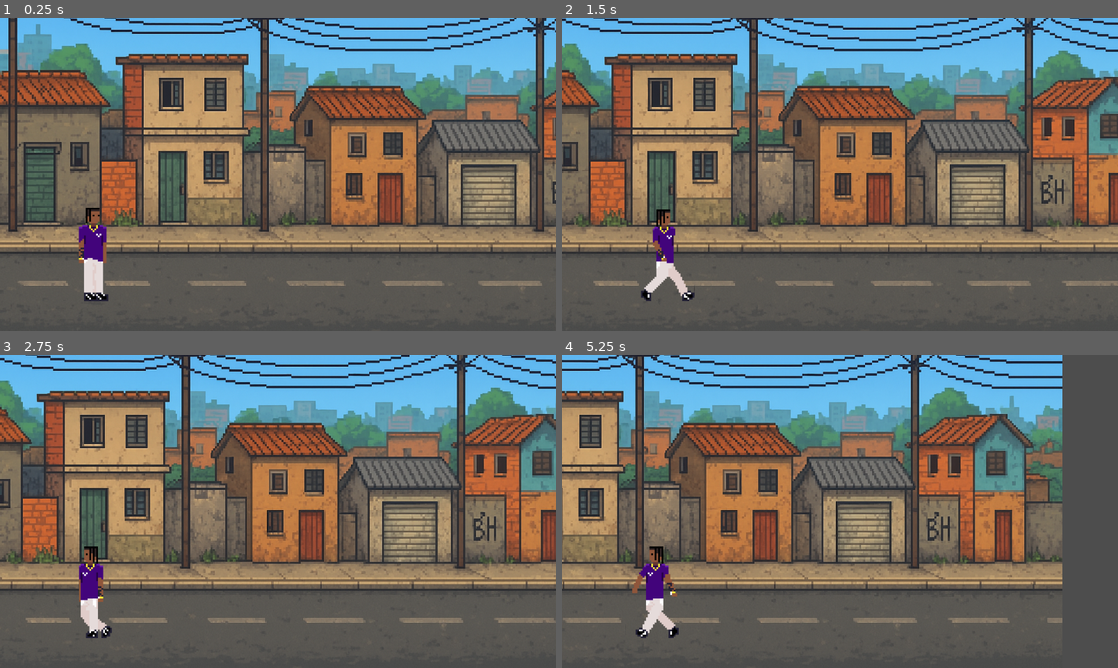
Above: before the commit, frames 1-4 (two rows, left to right).
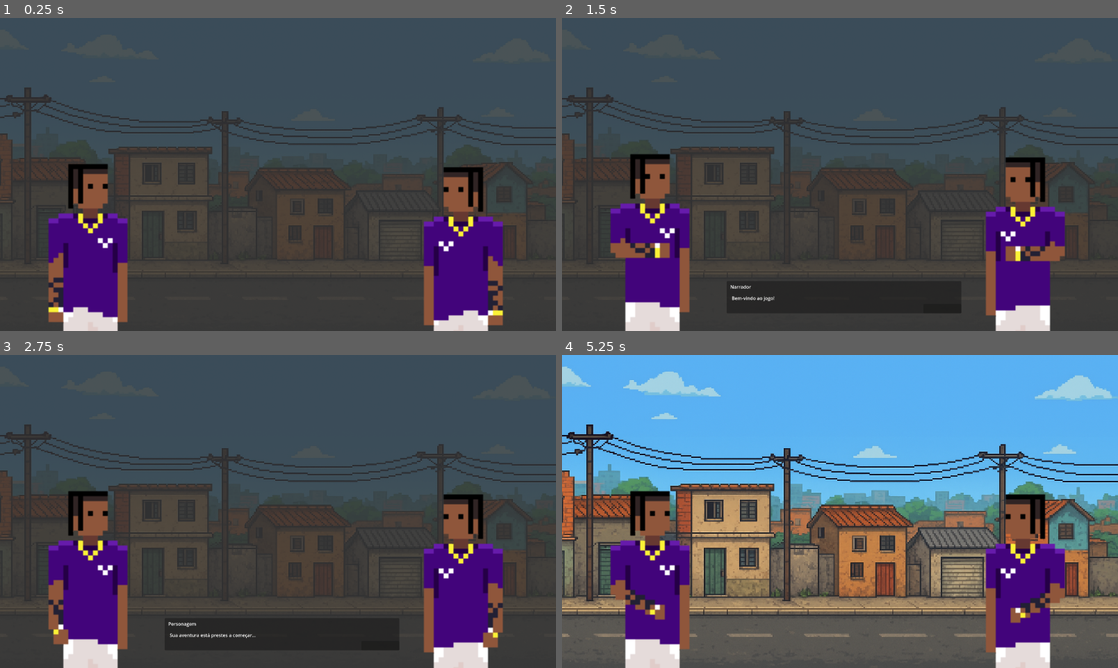
Above: after the commit, the same moments.

Repository: MathiasTito/gamedev-godot-dotnet
Game: Godot game, scene res://scenes/prison_cutscene.tscn
The game is run twice, just before and just after one commit, with the same random seed, the same clock (stepped at 60 frames per second) and the same inputs. Before the commit the project starts from res://scenes/main.tscn.
Inputs (mouse positions are in pixels of both pictures, inside the frame that each line leads up to):
- Up to frame 1 (0.25 s): no input
- Up to frame 2 (1.5 s): tap Enter (ui_accept) at 0.5, 0.6, 0.77, 1.07, 1.35 s; hold Right (ui_right) from 0.53 s (still down)
- Up to frame 3 (2.75 s): tap Enter (ui_accept) at 1.52, 1.82, 2.1 s; release Right (ui_right) at 2.03 s; hold Left (ui_left) from 2.03 s (still down)
- Up to frame 4 (5.25 s): release Left (ui_left) at 2.75 s; click (940, 646) at 2.77 s; hold Right (ui_right) 3.53-5.03 s; tap Enter (ui_accept) at 3.6, 3.77, 4.07, 4.35, 4.52, 4.82, 5.1 s; hold Left (ui_left) from 5.03 s (still down)

The runs differ from the first frame. In frame 1, 87% of the frame differs, in the area x 0-100%, y 0-100%; in frame 2, 87%; in frame 3, 87%; in frame 4, 72%.

Commit message:
feat: include prison dialogue

Diff:
--- a/chars/character_body_2d.gd
+++ b/chars/character_body_2d.gd
@@ -7,23 +7,5 @@
 @onready var animated_sprite = $AnimatedSprite2D
 
 func _physics_process(delta: float) -> void:
-	# Add the gravity.
-	if not is_on_floor():
-		velocity += get_gravity() * delta
-
-	# Handle jump.
-	if Input.is_action_just_pressed("ui_accept") and is_on_floor():
-		velocity.y = JUMP_VELOCITY
-
-	# Get the input direction and handle the movement/deceleration.
-	# As good practice, you should replace UI actions with custom gameplay actions.
-	var direction := Input.get_axis("ui_left", "ui_right")
-	if direction:
-		velocity.x = direction * SPEED
-		animated_sprite.play("walk")
-		animated_sprite.flip_h = direction < 0
-	else:
-		animated_sprite.play("default")
-		velocity.x = move_toward(velocity.x, 0, SPEED)
-
-	move_and_slide()
+	animated_sprite.play("default")
+	velocity.x = move_toward(velocity.x, 0, SPEED)
--- a/project.godot
+++ b/project.godot
@@ -11,9 +11,13 @@
 [application]
 
 config/name="project_v"
-run/main_scene="uid://l1sndifrnqi4"
-config/features=PackedStringArray("4.4", "Forward Plus")
+run/main_scene="uid://ce8s40xfu5eh7"
+config/features=PackedStringArray("4.5", "Forward Plus")
 config/icon="res://icon.svg"
+
+[autoload]
+
+DialogueManager="*res://addons/dialogue_manager/dialogue_manager.gd"
 
 [display]
 
@@ -26,6 +30,14 @@
 
 project/assembly_name="test-1"
 
+[editor_plugins]
+
+enabled=PackedStringArray("res://addons/dialogue_manager/plugin.cfg")
+
+[internationalization]
+
+locale/translations_pot_files=PackedStringArray("res://dialogues/untitled.dialogue", "res://dialogues//untitled.dialogue")
+
 [physics]
 
 2d/default_gravity_vector=Vector2(0, 0)
--- a/scenes/main.tscn
+++ b/scenes/main.tscn
@@ -1,10 +1,11 @@
-[gd_scene load_steps=38 format=3 uid="uid://l1sndifrnqi4"]
-
-[ext_resource type="Texture2D" uid="uid://beshp5k386m78" path="res://assets/background/test.JPG" id="1_jyhfs"]
+[gd_scene load_steps=37 format=3 uid="uid://l1sndifrnqi4"]
+
 [ext_resource type="Script" uid="uid://bwtf636weqfd5" path="res://chars/character_body_2d.gd" id="2_tbgi4"]
-[ext_resource type="Texture2D" uid="uid://bblxs2hy4fuge" path="res://scenes/640ae1d1-e1a7-4743-8d64-6175edb85804.png" id="2_tefeu"]
 [ext_resource type="Texture2D" uid="uid://iw7n2x20sucr" path="res://assets/main_char/default_sheet.png" id="3_tefeu"]
 [ext_resource type="Texture2D" uid="uid://cb6o2722frx6w" path="res://assets/main_char/walk_sheet.png" id="4_o6xl0"]
+
+[sub_resource type="CompressedTexture2D" id="CompressedTexture2D_sugp2"]
+load_path = "res://.godot/imported/640ae1d1-e1a7-4743-8d64-6175edb85804.png-3f01ca4ad56971b5adf51a8857986d9d.ctex"
 
 [sub_resource type="AtlasTexture" id="AtlasTexture_eb6dy"]
 atlas = ExtResource("3_tefeu")
@@ -235,17 +236,11 @@
 [node name="main" type="Node2D"]
 
 [node name="TextureRect" type="TextureRect" parent="."]
-visible = false
 offset_left = 2.0
-offset_top = -37.0
-offset_right = 1285.0
-offset_bottom = 683.0
-texture = ExtResource("1_jyhfs")
-
-[node name="640Ae1d1-e1a7-4743-8d64-6175Edb85804" type="Sprite2D" parent="."]
-position = Vector2(1172, 109)
-scale = Vector2(1.59668, 1.59668)
-texture = ExtResource("2_tefeu")
+offset_top = -439.0
+offset_right = 2141.0
+offset_bottom = 987.0
+texture = SubResource("CompressedTexture2D_sugp2")
 
 [node name="CharacterBody2D" type="CharacterBody2D" parent="."]
 position = Vector2(356, 656)
--- /dev/null
+++ b/scenes/prison_cutscene.tscn
@@ -0,0 +1,357 @@
+[gd_scene load_steps=29 format=3 uid="uid://ce8s40xfu5eh7"]
+
+[ext_resource type="Texture2D" uid="uid://bblxs2hy4fuge" path="res://assets/background/640ae1d1-e1a7-4743-8d64-6175edb85804.png" id="1_e1hjg"]
+[ext_resource type="Script" uid="uid://bwtf636weqfd5" path="res://chars/character_body_2d.gd" id="2_b1ot8"]
+[ext_resource type="Texture2D" uid="uid://iw7n2x20sucr" path="res://assets/main_char/default_sheet.png" id="3_ft4dl"]
+
+[sub_resource type="GDScript" id="GDScript_b1ot8"]
+script/source = "extends Control
+
+@onready var dialogue_box = $DialogueBox
+@onready var character_name = $DialogueBox/NameLabel
+@onready var dialogue_text = $DialogueBox/TextLabel
+@onready var continue_button = $DialogueBox/ContinueButton
+@onready var gray_filter = $GrayFilter
+
+var dialogue_data = []
+var current_dialogue_index = 0
+var is_dialogue_active = false
+var text_speed = 0.05
+var is_typing = false
+
+signal dialogue_finished
+
+func _ready():
+	dialogue_box.visible = false
+	gray_filter.visible = true
+	continue_button.pressed.connect(_on_continue_pressed)
+
+	await get_tree().create_timer(0.5).timeout
+	start_auto_dialogue()
+
+func start_auto_dialogue():
+	\"\"\"Inicia um diálogo automático quando a cena carrega\"\"\"
+	var auto_dialogue = [
+		{
+			\"character\": \"Narrador\",
+			\"text\": \"Bem-vindo ao jogo!\"
+		},
+		{
+			\"character\": \"Personagem\",
+			\"text\": \"Sua aventura está prestes a começar...\"
+		}
+	]
+
+	start_dialogue(auto_dialogue)
+
+func start_dialogue(dialogue_array: Array):
+	\"\"\"Inicia um novo diálogo com o array de dados fornecido\"\"\"
+	dialogue_data = dialogue_array
+	current_dialogue_index = 0
+	is_dialogue_active = true
+
+	gray_filter.visible = true
+	dialogue_box.visible = true
+
+	get_tree().paused = false
+
+	show_current_dialogue()
+
+func show_current_dialogue():
+	\"\"\"Mostra o diálogo atual\"\"\"
+	if current_dialogue_index >= dialogue_data.size():
+		end_dialogue()
+		return
+
+	var current_data = dialogue_data[current_dialogue_index]
+	character_name.text = current_data.get(\"character\", \"\")
+
+	start_typing_animation(current_data.get(\"text\", \"\"))
+
+func start_typing_animation(text: String):
+	\"\"\"Anima o texto sendo digitado letra por letra\"\"\"
+	is_typing = true
+	dialogue_text.text = \"\"
+	continue_button.visible = false
+
+	for i in range(text.length()):
+		dialogue_text.text += text[i]
+		await get_tree().create_timer(text_speed).timeout
+
+		# Permite pular a animação
+		if Input.is_action_just_pressed(\"ui_accept\"):
+			dialogue_text.text = text
+			break
+
+	is_typing = false
+	continue_button.visible = true
+
+func _on_continue_pressed():
+	\"\"\"Chamado quando o botão de continuar é pressionado\"\"\"
+	if is_typing:
+		return
+
+	current_dialogue_index += 1
+	show_current_dialogue()
+
+func end_dialogue():
+	\"\"\"Termina o diálogo atual\"\"\"
+	is_dialogue_active = false
+	dialogue_box.visible = false
+	gray_filter.visible = false
+	get_tree().paused = false
+	dialogue_finished.emit()
+
+func _input(event):
+	\"\"\"Permite avançar o diálogo com teclas\"\"\"
+	if not is_dialogue_active or is_typing:
+		return
+
+	if event.is_action_pressed(\"ui_accept\") or event.is_action_pressed(\"ui_select\"):
+		_on_continue_pressed()
+"
+
+[sub_resource type="GDScript" id="GDScript_1661b"]
+script/source = "extends ColorRect
+
+func _ready():
+	visible = true
+	set_anchors_and_offsets_preset(Control.PRESET_FULL_RECT)
+
+	color = Color(0.2, 0.2, 0.2, 0.8)
+
+func activate_filter():
+	visible = true
+
+func deactivate_filter():
+	visible = false
+"
+
+[sub_resource type="AtlasTexture" id="AtlasTexture_eb6dy"]
+atlas = ExtResource("3_ft4dl")
+region = Rect2(0, 0, 256, 256)
+
+[sub_resource type="AtlasTexture" id="AtlasTexture_trceg"]
+atlas = ExtResource("3_ft4dl")
+region = Rect2(256, 0, 256, 256)
+
+[sub_resource type="AtlasTexture" id="AtlasTexture_a8y0u"]
+atlas = ExtResource("3_ft4dl")
+region = Rect2(512, 0, 256, 256)
+
+[sub_resource type="AtlasTexture" id="AtlasTexture_jkv2x"]
+atlas = ExtResource("3_ft4dl")
+region = Rect2(768, 0, 256, 256)
+
+[sub_resource type="AtlasTexture" id="AtlasTexture_jbj1t"]
+atlas = ExtResource("3_ft4dl")
+region = Rect2(1024, 0, 256, 256)
+
+[sub_resource type="AtlasTexture" id="AtlasTexture_muem4"]
+atlas = ExtResource("3_ft4dl")
+region = Rect2(1280, 0, 256, 256)
+
+[sub_resource type="AtlasTexture" id="AtlasTexture_dp3eg"]
+atlas = ExtResource("3_ft4dl")
+region = Rect2(1536, 0, 256, 256)
+
+[sub_resource type="AtlasTexture" id="AtlasTexture_0ld40"]
+atlas = ExtResource("3_ft4dl")
+region = Rect2(1792, 0, 256, 256)
+
+[sub_resource type="AtlasTexture" id="AtlasTexture_gqmmt"]
+atlas = ExtResource("3_ft4dl")
+region = Rect2(2048, 0, 256, 256)
+
+[sub_resource type="AtlasTexture" id="AtlasTexture_yc10j"]
+atlas = ExtResource("3_ft4dl")
+region = Rect2(2304, 0, 256, 256)
+
+[sub_resource type="AtlasTexture" id="AtlasTexture_jscy8"]
+atlas = ExtResource("3_ft4dl")
+region = Rect2(2560, 0, 256, 256)
+
+[sub_resource type="AtlasTexture" id="AtlasTexture_pm3ni"]
+atlas = ExtResource("3_ft4dl")
+region = Rect2(2816, 0, 256, 256)
+
+[sub_resource type="AtlasTexture" id="AtlasTexture_y6deb"]
+atlas = ExtResource("3_ft4dl")
+region = Rect2(3072, 0, 256, 256)
+
+[sub_resource type="AtlasTexture" id="AtlasTexture_og1vs"]
+atlas = ExtResource("3_ft4dl")
+region = Rect2(3328, 0, 256, 256)
+
+[sub_resource type="AtlasTexture" id="AtlasTexture_2wyq8"]
+atlas = ExtResource("3_ft4dl")
+region = Rect2(3584, 0, 256, 256)
+
+[sub_resource type="AtlasTexture" id="AtlasTexture_vxglm"]
+atlas = ExtResource("3_ft4dl")
+region = Rect2(3840, 0, 256, 256)
+
+[sub_resource type="AtlasTexture" id="AtlasTexture_2f3dj"]
+atlas = ExtResource("3_ft4dl")
+region = Rect2(4096, 0, 256, 256)
+
+[sub_resource type="AtlasTexture" id="AtlasTexture_yq6so"]
+atlas = ExtResource("3_ft4dl")
+region = Rect2(4352, 0, 256, 256)
+
+[sub_resource type="AtlasTexture" id="AtlasTexture_fv21b"]
+atlas = ExtResource("3_ft4dl")
+region = Rect2(4608, 0, 256, 256)
+
+[sub_resource type="AtlasTexture" id="AtlasTexture_tel4y"]
+atlas = ExtResource("3_ft4dl")
+region = Rect2(4864, 0, 256, 256)
+
+[sub_resource type="AtlasTexture" id="AtlasTexture_qkpxi"]
+atlas = ExtResource("3_ft4dl")
+region = Rect2(5120, 0, 256, 256)
+
+[sub_resource type="AtlasTexture" id="AtlasTexture_5q0nq"]
+atlas = ExtResource("3_ft4dl")
+region = Rect2(5376, 0, 256, 256)
+
+[sub_resource type="SpriteFrames" id="SpriteFrames_xr6cb"]
+animations = [{
+"frames": [{
+"duration": 1.0,
+"texture": SubResource("AtlasTexture_eb6dy")
+}, {
+"duration": 1.0,
+"texture": SubResource("AtlasTexture_trceg")
+}, {
+"duration": 1.0,
+"texture": SubResource("AtlasTexture_a8y0u")
+}, {
+"duration": 1.0,
+"texture": SubResource("AtlasTexture_jkv2x")
+}, {
+"duration": 1.0,
+"texture": SubResource("AtlasTexture_jbj1t")
+}, {
+"duration": 1.0,
+"texture": SubResource("AtlasTexture_muem4")
+}, {
+"duration": 1.0,
+"texture": SubResource("AtlasTexture_dp3eg")
+}, {
+"duration": 1.0,
+"texture": SubResource("AtlasTexture_0ld40")
+}, {
+"duration": 1.0,
+"texture": SubResource("AtlasTexture_gqmmt")
+}, {
+"duration": 1.0,
+"texture": SubResource("AtlasTexture_yc10j")
+}, {
+"duration": 1.0,
+"texture": SubResource("AtlasTexture_jscy8")
+}, {
+"duration": 2.0,
+"texture": SubResource("AtlasTexture_pm3ni")
+}, {
+"duration": 2.0,
+"texture": SubResource("AtlasTexture_y6deb")
+}, {
+"duration": 2.0,
+"texture": SubResource("AtlasTexture_og1vs")
+}, {
+"duration": 1.0,
+"texture": SubResource("AtlasTexture_2wyq8")
+}, {
+"duration": 1.0,
+"texture": SubResource("AtlasTexture_vxglm")
+}, {
+"duration": 1.0,
+"texture": SubResource("AtlasTexture_2f3dj")
+}, {
+"duration": 1.0,
+"texture": SubResource("AtlasTexture_yq6so")
+}, {
+"duration": 1.0,
+"texture": SubResource("AtlasTexture_fv21b")
+}, {
+"duration": 1.0,
+"texture": SubResource("AtlasTexture_tel4y")
+}, {
+"duration": 1.0,
+"texture": SubResource("AtlasTexture_qkpxi")
+}, {
+"duration": 1.0,
+"texture": SubResource("AtlasTexture_5q0nq")
+}],
+"loop": true,
+"name": &"default",
+"speed": 8.5
+}]
+
+[node name="PrisonCutscene" type="Node2D"]
+
+[node name="TextureRect" type="TextureRect" parent="."]
+offset_right = 1920.0
+offset_bottom = 1080.0
+texture = ExtResource("1_e1hjg")
+
+[node name="DialogueManager" type="Control" parent="."]
+layout_mode = 3
+anchors_preset = 0
+offset_right = 1920.0
+offset_bottom = 1080.0
+script = SubResource("GDScript_b1ot8")
+
+[node name="GrayFilter" type="ColorRect" parent="DialogueManager"]
+visible = false
+layout_mode = 0
+offset_right = 1920.0
+offset_bottom = 1080.0
+script = SubResource("GDScript_1661b")
+
+[node name="DialogueBox" type="Panel" parent="DialogueManager"]
+layout_mode = 0
+offset_left = 569.0
+offset_top = 908.0
+offset_right = 1379.0
+offset_bottom = 1019.0
+
+[node name="NameLabel" type="Label" parent="DialogueManager/DialogueBox"]
+layout_mode = 0
+offset_left = 12.0
+offset_top = 8.0
+offset_right = 134.0
+offset_bottom = 43.0
+
+[node name="TextLabel" type="Label" parent="DialogueManager/DialogueBox"]
+layout_mode = 0
+offset_left = 17.0
+offset_top = 47.0
+offset_right = 776.0
+offset_bottom = 88.0
+
+[node name="ContinueButton" type="Button" parent="DialogueManager/DialogueBox"]
+layout_mode = 0
+offset_left = 679.0
+offset_top = 79.0
+offset_right = 810.0
+offset_bottom = 111.0
+
+[node name="PolicialChar" type="CharacterBody2D" parent="."]
+position = Vector2(1566, 975)
+script = ExtResource("2_b1ot8")
+
+[node name="AnimatedSprite2D" type="AnimatedSprite2D" parent="PolicialChar"]
+scale = Vector2(4.2578135, 4.2578135)
+sprite_frames = SubResource("SpriteFrames_xr6cb")
+flip_h = true
+
+[node name="MainChar" type="CharacterBody2D" parent="."]
+position = Vector2(338, 964)
+script = ExtResource("2_b1ot8")
+
+[node name="AnimatedSprite2D" type="AnimatedSprite2D" parent="MainChar"]
+position = Vector2(-1.5258789e-05, 1.5258789e-05)
+scale = Vector2(4.2578135, 4.2578135)
+sprite_frames = SubResource("SpriteFrames_xr6cb")
Renamed: scenes/640ae1d1-e1a7-4743-8d64-6175edb85804.png -> assets/background/640ae1d1-e1a7-4743-8d64-6175edb85804.png
Not shown, changed: assets/background/640ae1d1-e1a7-4743-8d64-6175edb85804.png.import
Binary file removed: assets/background/test.JPG
Not shown, removed: assets/background/test.JPG.import
Not shown, changed: assets/main_char/default_sheet.png.import
Not shown, changed: assets/main_char/walk_sheet.png.import
Not shown, added: dialogues/untitled.dialogue
Not shown, added: dialogues/untitled.dialogue.import
Not shown, changed: icon.svg.import
Not shown, changed: .gitignore
